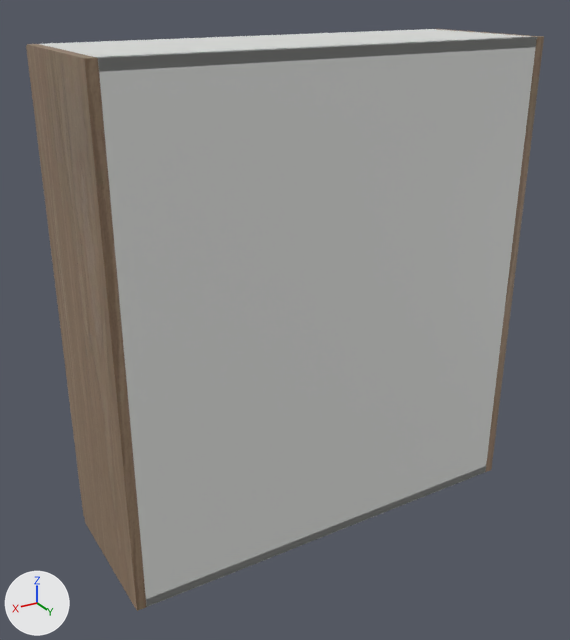
Renders of the glTF model storefront/public/cabinet-inventory/models/oppein-pb-mnw-w3336.glb from each side of a commit.
Before and after are seen from a 50 mm lens placed at (1.165, 1.044, 1.006), pointed at (0.45, -0.147, 0.41). The lights are fixed; the arrows at lower left show +X, +Y and +Z. The older version comes first. Where no turn or scale is listed for an object, it has been applied to the vertices.

Objects in the first picture: 'Cabinet back', 'Cabinet bottom', 'Cabinet side', 'Cabinet side.001', 'Cabinet top' and 1 more.
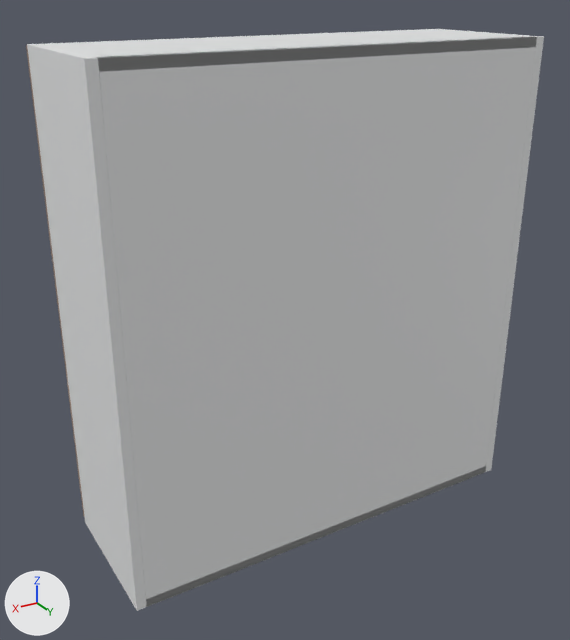
Boxes (x1, y1, x2, y2) around the edits, measured in the pictures (570 x 640 px):
'Cabinet side.001', recoloured (brown to white): (27, 44, 146, 611) in both
'Cabinet side', recoloured: (437, 29, 544, 472) in both

The change in detail:
Material 'White cabinet carcass' (mat_white_cabinet_carcass) is new.
Its base color is (0.82, 0.83, 0.835) (white #eaebec).
Its roughness is 0.48.
me_cube has 56 vertices, 108 faces and spans x -0.009..0.009, y -0.142..0.142, z -0.457..0.457.
me_cube no longer uses material mat_supplier_finish___natural_wood (picture img_oak).
me_cube gains material mat_white_cabinet_carcass (white #eaebec).
me_cube_001 has 56 vertices, 108 faces and spans x -0.009..0.009, y -0.142..0.142, z -0.457..0.457.
me_cube_001 no longer uses material mat_supplier_finish___natural_wood (picture img_oak).
me_cube_001 gains material mat_white_cabinet_carcass (white #eaebec).
